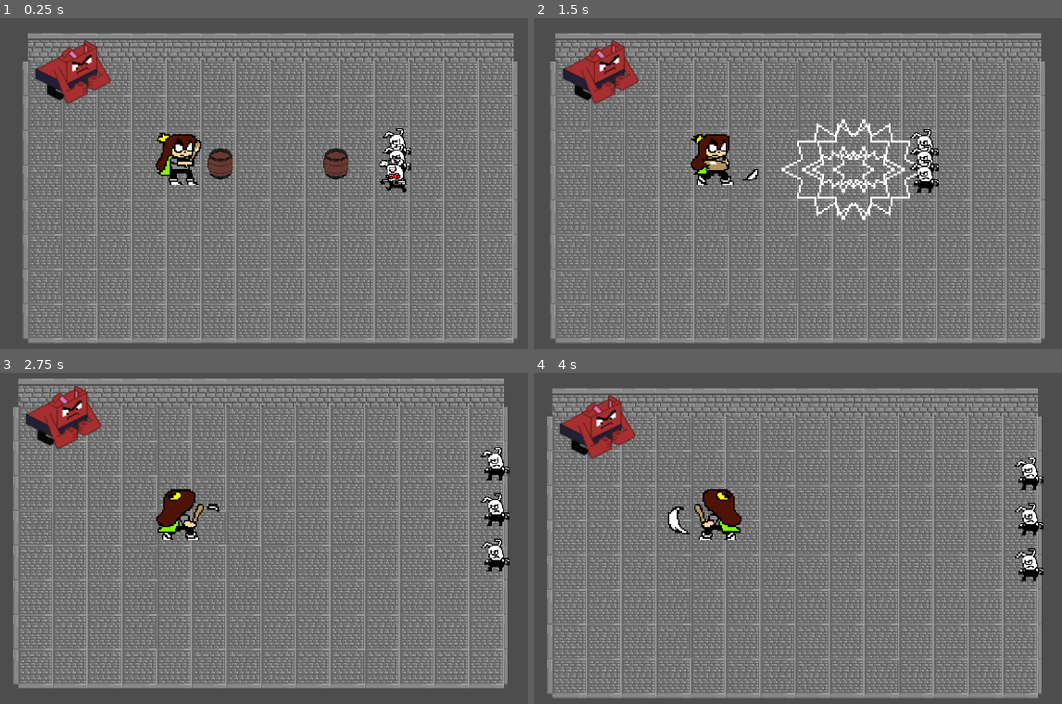
Above: before the commit, frames 1-4 (two rows, left to right).
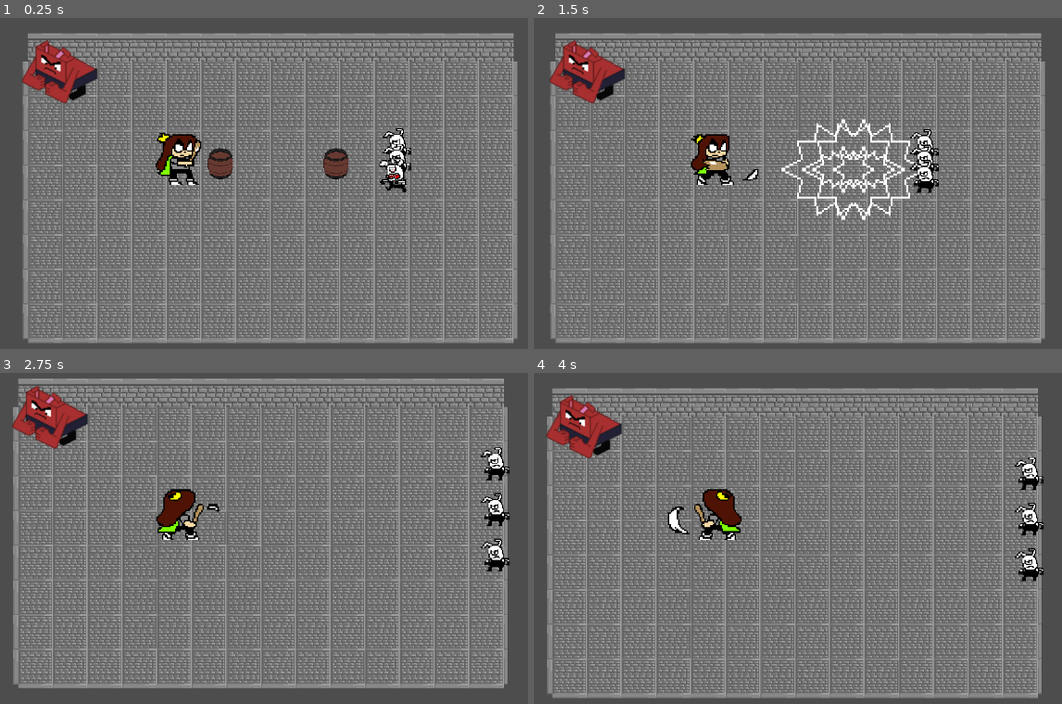
Above: after the commit, the same moments.

Repository: Megameca04/Proyecto_Cuki
Game: Godot game, scene res://Pruebas.tscn
Same seed, same stepped clock (60 frames per second), same inputs: the game is played once before the commit and once after it.
Inputs:
- Up to frame 1 (0.25 s): no input
- Up to frame 2 (1.5 s): hold Right (ui_right) 0.53-1.28 s; hold Z (Atacar) 0.53-1.28 s; hold Down (ui_down) from 1.28 s (still down); tap X (Dash) at 1.35 s
- Up to frame 3 (2.75 s): release Down (ui_down) at 2.03 s; hold Right (ui_right) from 2.03 s (still down); hold Z (Atacar) from 2.03 s (still down)
- Up to frame 4 (4 s): release Right (ui_right) at 2.78 s; release Z (Atacar) at 2.78 s; hold Up (ui_up) 2.78-3.53 s; tap X (Dash) at 2.85 s; hold Left (ui_left) from 3.53 s (still down); hold Z (Atacar) from 3.53 s (still down)

The runs differ from the first frame. In frame 1, 1.6% of the frame differs, in the area x 4-22%, y 6-26%; in frame 2, 1.6%; in frame 3, 1.6%; in frame 4, 1.6%, in the area x 2-20%, y 6-26%.

Commit message:
Blonk with animations getting controlled

Diff:
--- a/Cuki-Clash of the Kuins/Scripts/Blonk.gd
+++ b/Cuki-Clash of the Kuins/Scripts/Blonk.gd
@@ -17,7 +17,7 @@
 
 
 func _process(delta):
-	pass
+	animations()
 
 func _physics_process(delta):
 	blonkMovement()
@@ -44,7 +44,6 @@
 	if body.get_name() == "Cuki":
 		Cuki = null
 
-
 func _on_hitbox_area_entered(area):
 	if area.is_in_group("C_attack"):
 		health_bar.show()
@@ -54,3 +53,11 @@
 		health_bar.show() #mostrar salud
 		hide_timer.start() #cuando se desactiva la salud
 		health.current -= 2
+
+func animations():
+	if movement.x <= 1: #dirección a la que mira
+		$Sprite2D.scale.x = -1
+		$CollisionShape2D.scale.x = -1
+	elif movement.x >= -1:
+		$Sprite2D.scale.x = 1
+		$CollisionShape2D.scale.x = 1
Not shown: 2 places in Cuki-Clash of the Kuins/Entidades/Cuki.tscn that only renumber resources
Not shown: 2 places in Cuki-Clash of the Kuins/Entidades/Rabion.tscn that only renumber resources
Not shown: 2 places in Cuki-Clash of the Kuins/Entidades/blonk.tscn that only renumber resources
